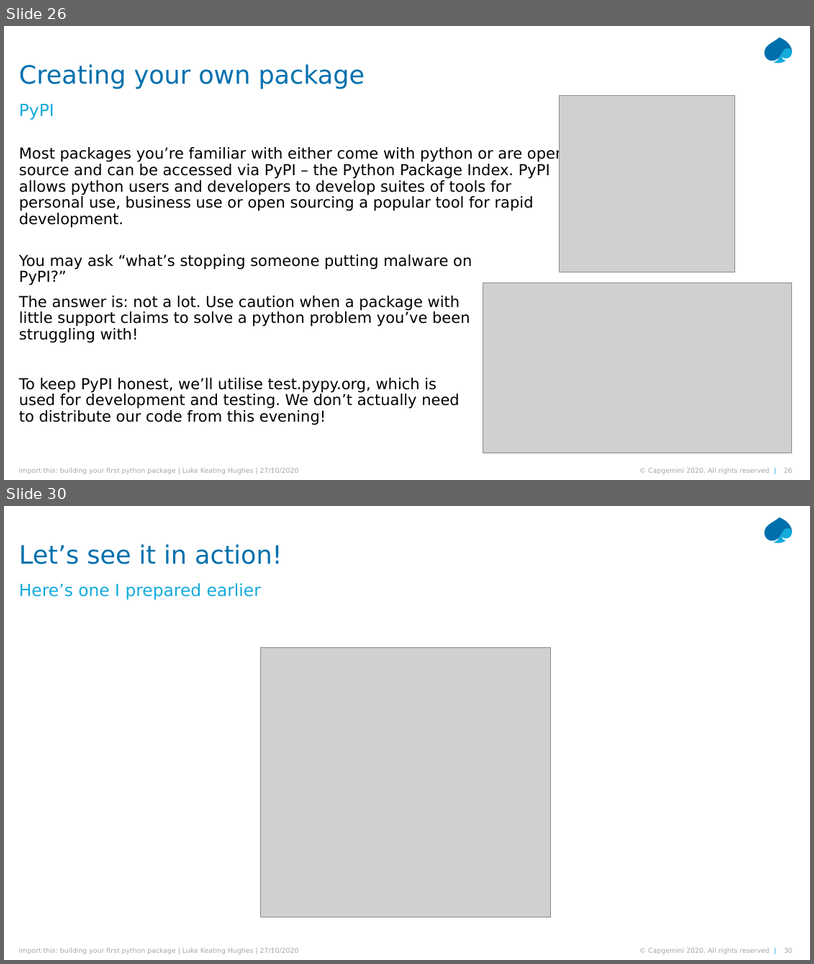
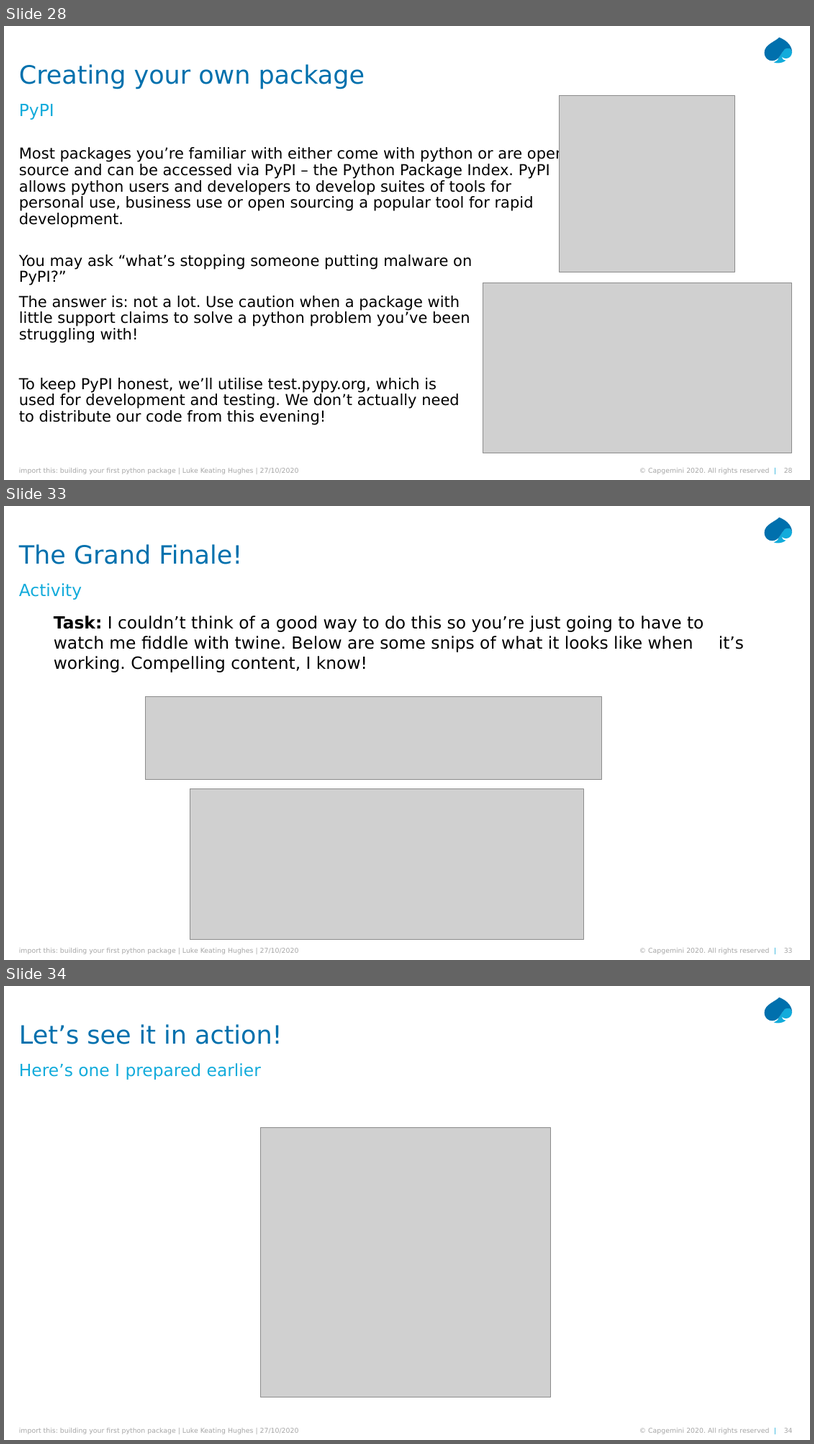
Before and after one commit to lukekh/Cards, a slide deck: Presentation/import_this.pptx. Shown one above the other, each under a label of ours: slides 26 and 30 before the commit, slides 28, 33 and 34 after it; the slides between them are not shown. The pictures are 814x964 and 814x1444 pixels, drawn with LibreOffice and Linux fonts; fonts in the diff are those of the drawing; grey boxes stand for pictures. Boxes give left, top, right and bottom in pixels: in the first picture for what was removed or moved away, otherwise in the second. Text is boxed around its words. In the diff, an @@ line names an element or a change of style, - is before the commit and + after.

```diff
--- a/Presentation/import_this.pptx
+++ b/Presentation/import_this.pptx
@@ slide 33 added at [4, 506, 810, 960], background #FFFFFF; not listed: 5 template elements that a slide beside it also shows @@
@@ title added at [19, 544, 242, 564], 30 pt, text #0070AD @@
+The Grand Finale!
@@ text added at [19, 583, 82, 600], 20 pt, text #12ABDB @@
+Activity
@@ text added at [54, 615, 744, 672], 20 pt, text #000000 @@
+Task: I couldn’t think of a good way to do this so you’re just going to have to watch me fiddle with twine. Below are some snips of what it looks like when it’s working. Compelling content, I know!
@@ picture added at [146, 697, 602, 780] @@
@@ picture added at [190, 788, 584, 939] @@
@@ what was slide 26 is now slide 28 @@
@@ what was slide 30 is now slide 34 @@
```
Also in this commit, not shown: 3 slides changed, 4 other slides added, 1 slide removed, 3 other files.
